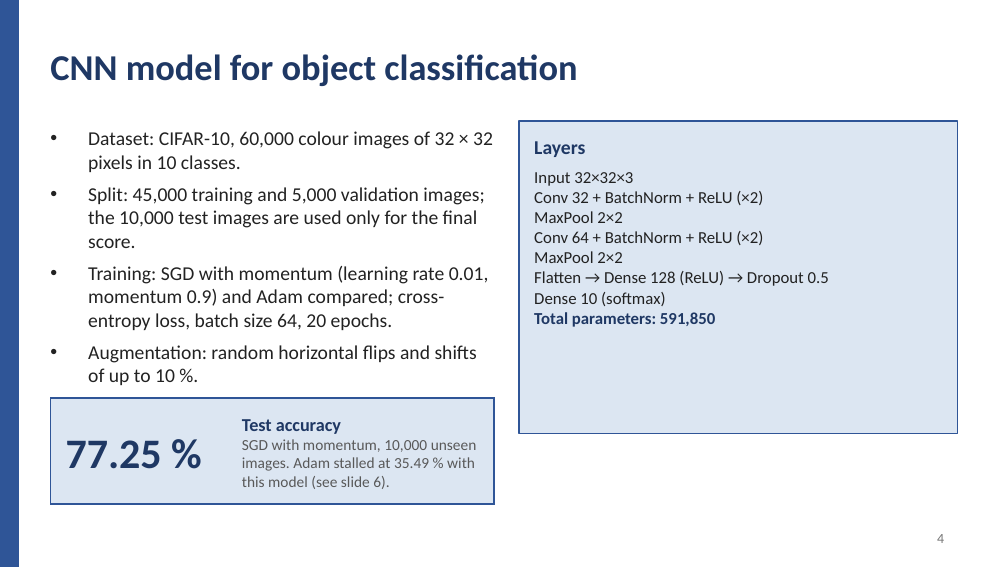
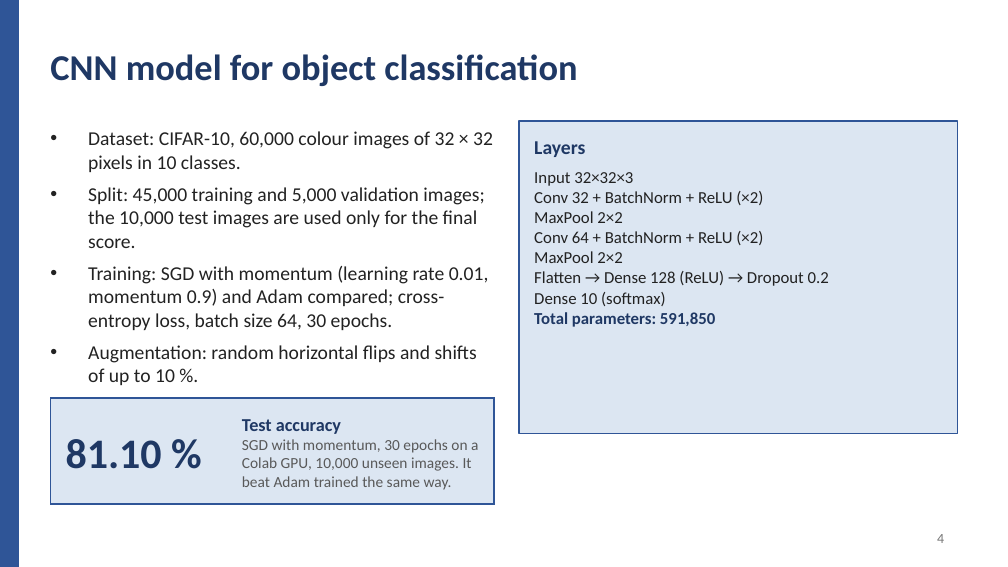
Before and after one commit to sinegan-ux/epuck-cnn-part2, a slide deck: slide 4 of presentation/Project_Part2_Presentation.pptx. Drawn at 1008x567 pixels with LibreOffice and Linux fonts; fonts in the diff are those of the drawing. Boxes give left, top, right and bottom in pixels: in the first picture for what was removed or moved away, otherwise in the second. Text is boxed around its words. In the diff, an @@ line names an element or a change of style, - is before the commit and + after.

```diff
--- a/presentation/Project_Part2_Presentation.pptx
+++ b/presentation/Project_Part2_Presentation.pptx
@@ text at bbox=[88, 266, 489, 330]: text changed @@
-• Training: SGD with momentum (learning rate 0.01, momentum 0.9) and Adam compared; cross-entropy loss, batch size 64, 20 epochs.
+• Training: SGD with momentum (learning rate 0.01, momentum 0.9) and Adam compared; cross-entropy loss, batch size 64, 30 epochs.
@@ text at bbox=[534, 271, 829, 286]: text changed @@
-Flatten → Dense 128 (ReLU) → Dropout 0.5
+Flatten → Dense 128 (ReLU) → Dropout 0.2
@@ text at bbox=[66, 439, 162, 469]: text changed @@
-77.25 %
+81.10 %
@@ text at bbox=[242, 439, 478, 490]: text changed @@
-SGD with momentum, 10,000 unseen images. Adam stalled at 35.49 % with this model (see slide 6).
+SGD with momentum, 30 epochs on a Colab GPU, 10,000 unseen images. It beat Adam trained the same way.
```
Also in this commit, not shown: 6 other slides changed, 4 other files.
